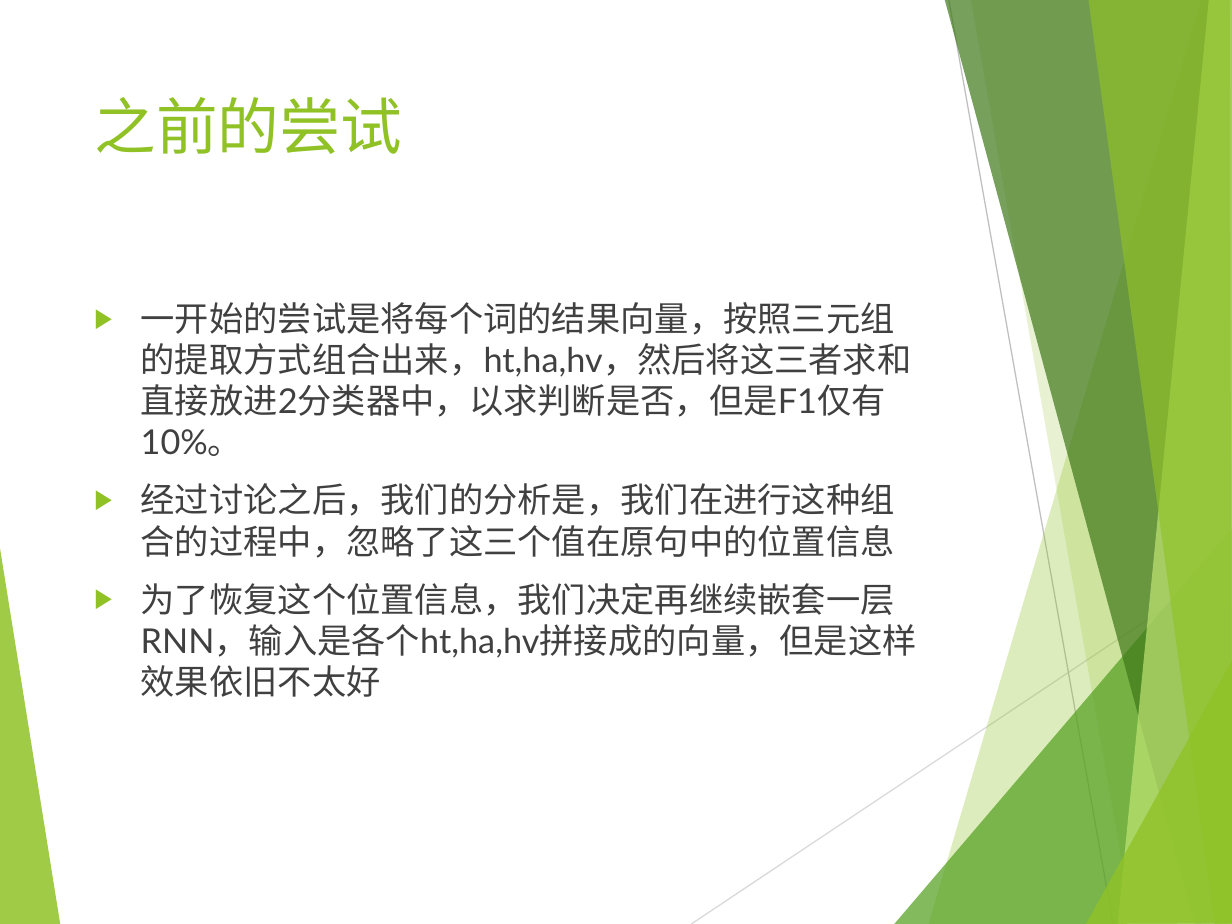
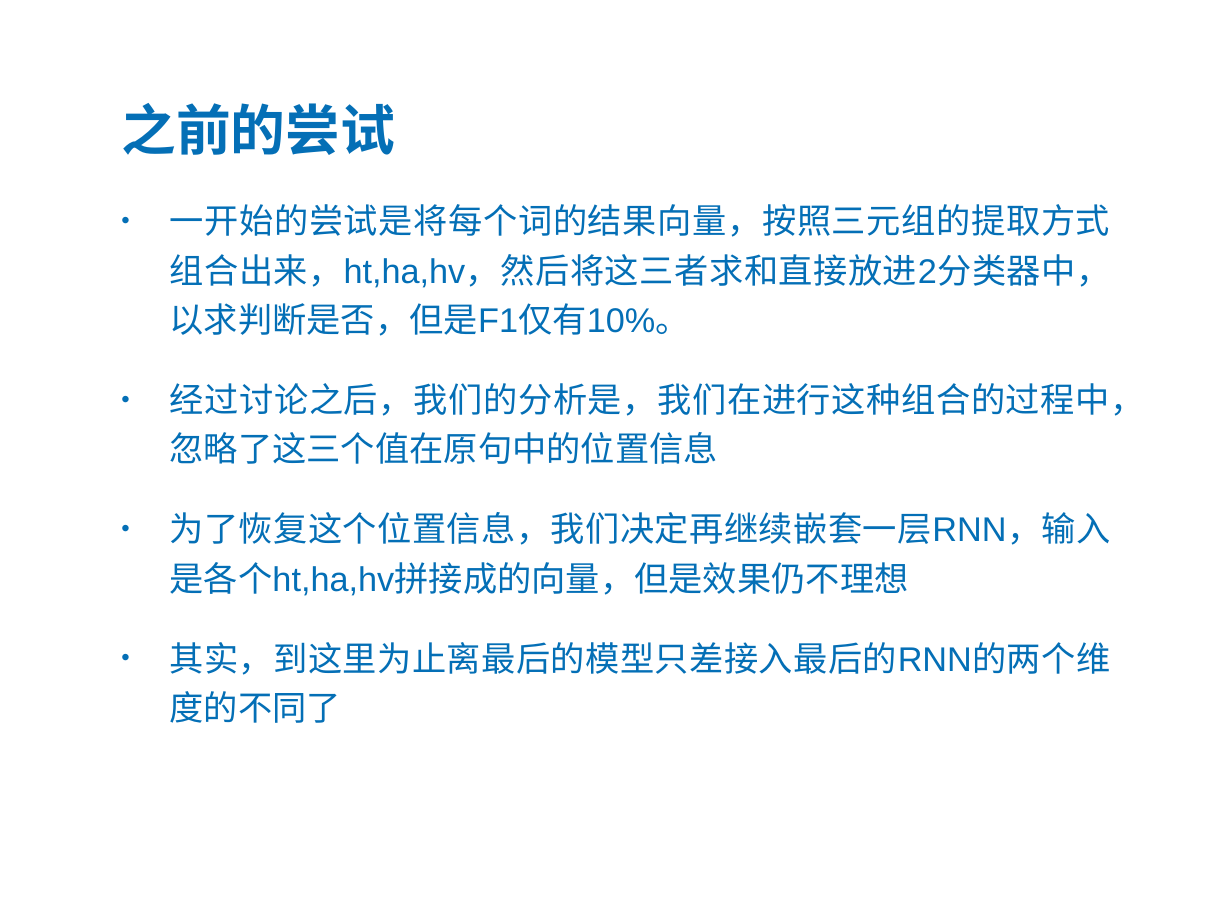
Before and after one commit to BigWhiteDog/AI-assignment, a slide deck: slide 6 of 模型描述.pptx (slide 3 before the commit). Drawn at 1232x924 pixels with LibreOffice and Linux fonts; fonts in the diff are those of the drawing; background and template pictures are left out. Boxes give left, top, right and bottom in pixels: in the first picture for what was removed or moved away, otherwise in the second. Text is boxed around its words. In the diff, an @@ line names an element or a change of style, - is before the commit and + after.

```diff
--- a/模型描述.pptx
+++ b/模型描述.pptx
@@ rectangle added at (0,0,1232,444), fill #FFFFFF at 74% opacity @@
@@ title "之前的尝试": place and size @@
-title "之前的尝试" at (94,97,402,154)
+title "之前的尝试" at (121,103,395,155)
@@ title "之前的尝试" at (121,103,395,155): size 36 to 32 pt, font Lato to Montserrat, text colour #90C226 to #046FB6, bold on; line spacing 1 to 0.9; vertical alignment top to bottom @@
@@ text "一开始的尝试是将每个词的结果向量，按照三元组的提取方式组合出来，ht,ha,hv，然后将这三者求和直接放进2分类器中，以 ...": place and size @@
-text "一开始的尝试是将每个词的结果向量，按照三元组的提取方式组合出来，ht,ha,hv，然后将这三者求和直接放进2分类器中，以 ..." at (141,302,917,697)
+text "一开始的尝试是将每个词的结果向量，按照三元组的提取方式组合出来，ht,ha,hv，然后将这三者求和直接放进2分类器中，以 ..." at (170,204,1145,675)
@@ text at (170,204,1145,464): font Lato to Arial, text colour #404040 to #046FB6 in "一开始的尝试是将每个词的结果向量，按照三元组的提取方式组合出来，ht,ha,hv，然后将这三者求和直接放进2分类器中，以 ...", "经过讨论之后，我们的分析是，我们在进行这种组合的过程中，忽略了这三个值在原句中的位置信息"; alignment left to justified; bullet ▶ to •; line spacing 1 to 1.2; more space between paragraphs; bullet colour #90C226 to #046FB6 @@
@@ text at (170,512,1111,675): text changed; font Lato to Arial; text colour #404040 to #046FB6 @@
-▶ 为了恢复这个位置信息，我们决定再继续嵌套一层RNN，输入是各个ht,ha,hv拼接成的向量，但是这样效果依旧不太好
+• 为了恢复这个位置信息，我们决定再继续嵌套一层RNN，输入是各个ht,ha,hv拼接成的向量，但是效果仍不理想
+• 其实，到这里为止离最后的模型只差接入最后的RNN的两个维度的不同了
@@ group removed at (0,0,1232,924): 8 freeform shapes, 2 lines @@
```
Also in this commit, not shown: 3 other slides changed, 3 slides added, 8 other files.
